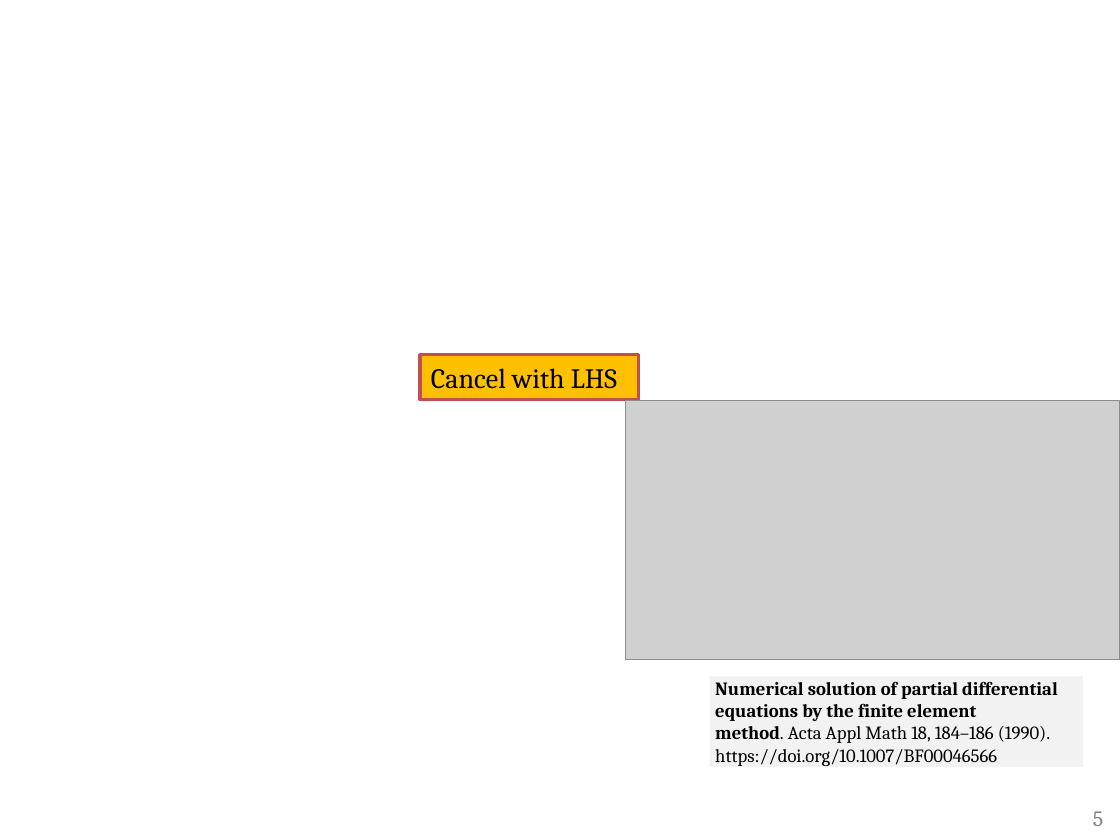
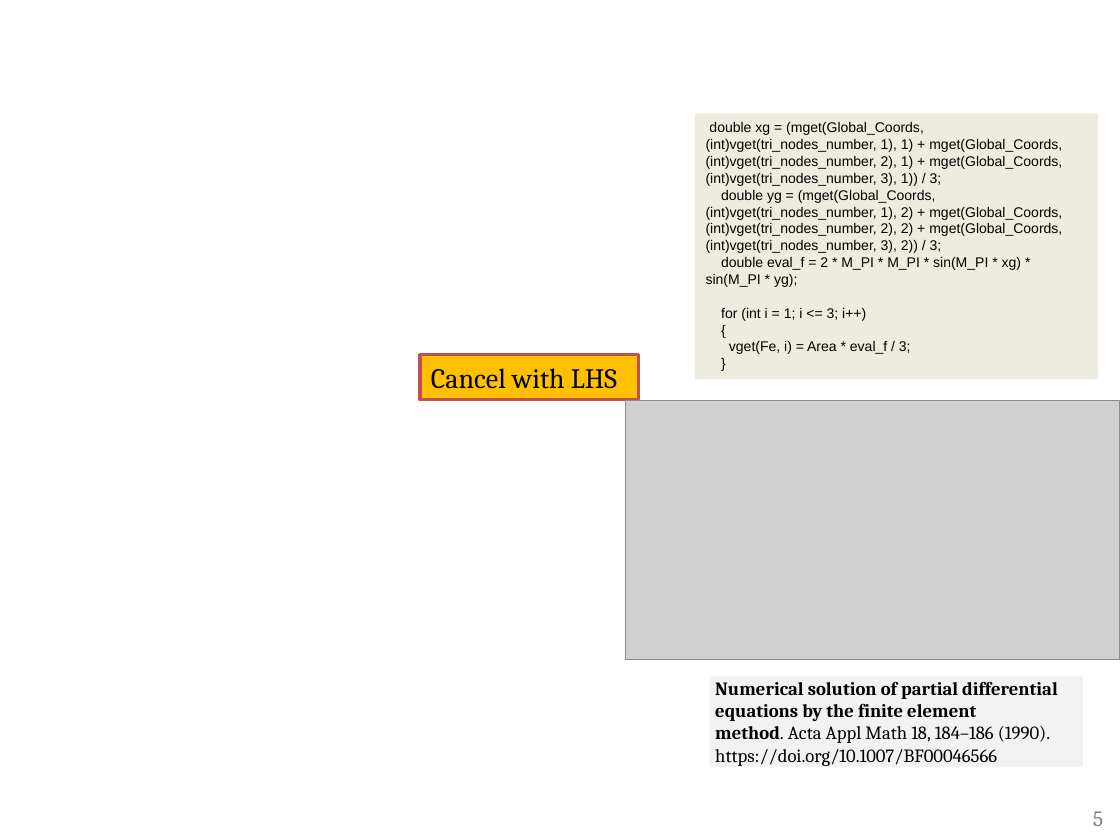
Before and after one commit to ChengHauYang/HPC, a slide deck: slide 5 of final_project/cheng_hau.pptx. Drawn at 1120x840 pixels with LibreOffice and Linux fonts; fonts in the diff are those of the drawing; grey boxes stand for pictures. Boxes give left, top, right and bottom in pixels: in the first picture for what was removed or moved away, otherwise in the second. Text is boxed around its words. In the diff, an @@ line names an element or a change of style, - is before the commit and + after.

```diff
--- a/final_project/cheng_hau.pptx
+++ b/final_project/cheng_hau.pptx
@@ rectangle added at box(694, 113, 1098, 379), fill #EEECE1, 9 pt, text #000000 @@
+double xg = (mget(Global_Coords, (int)vget(tri_nodes_number, 1), 1) + mget(Global_Coords, (int)vget(tri_nodes_number, 2), 1) + mget(Global_Coords, (int)vget(tri_nodes_number, 3), 1)) / 3;
+double yg = (mget(Global_Coords, (int)vget(tri_nodes_number, 1), 2) + mget(Global_Coords, (int)vget(tri_nodes_number, 2), 2) + mget(Global_Coords, (int)vget(tri_nodes_number, 3), 2)) / 3;
+double eval_f = 2 * M_PI * M_PI * sin(M_PI * xg) * sin(M_PI * yg);
+for (int i = 1; i <= 3; i++)
+{
+vget(Fe, i) = Area * eval_f / 3;
+}
```
Also in this commit, not shown: 2 other slides changed.
